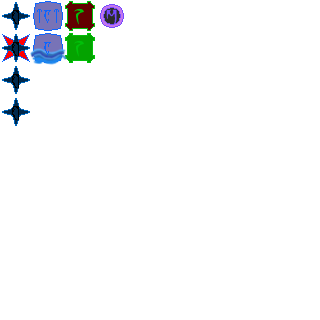
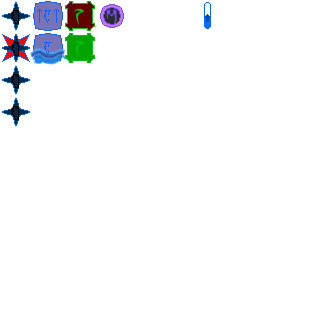
The second 320 × 320 image is a revision of the first. Changes to its layers:
added group "Misc" with 3 layers above "Alt" over [204, 2, 211, 29]
added group "ManaRegen" with 2 layers in group "Misc" over [204, 2, 211, 29]
added layer "Layer 17" in group "ManaRegen" over [204, 14, 211, 28]
added layer "Layer 16" in group "ManaRegen" over [204, 2, 211, 29]
